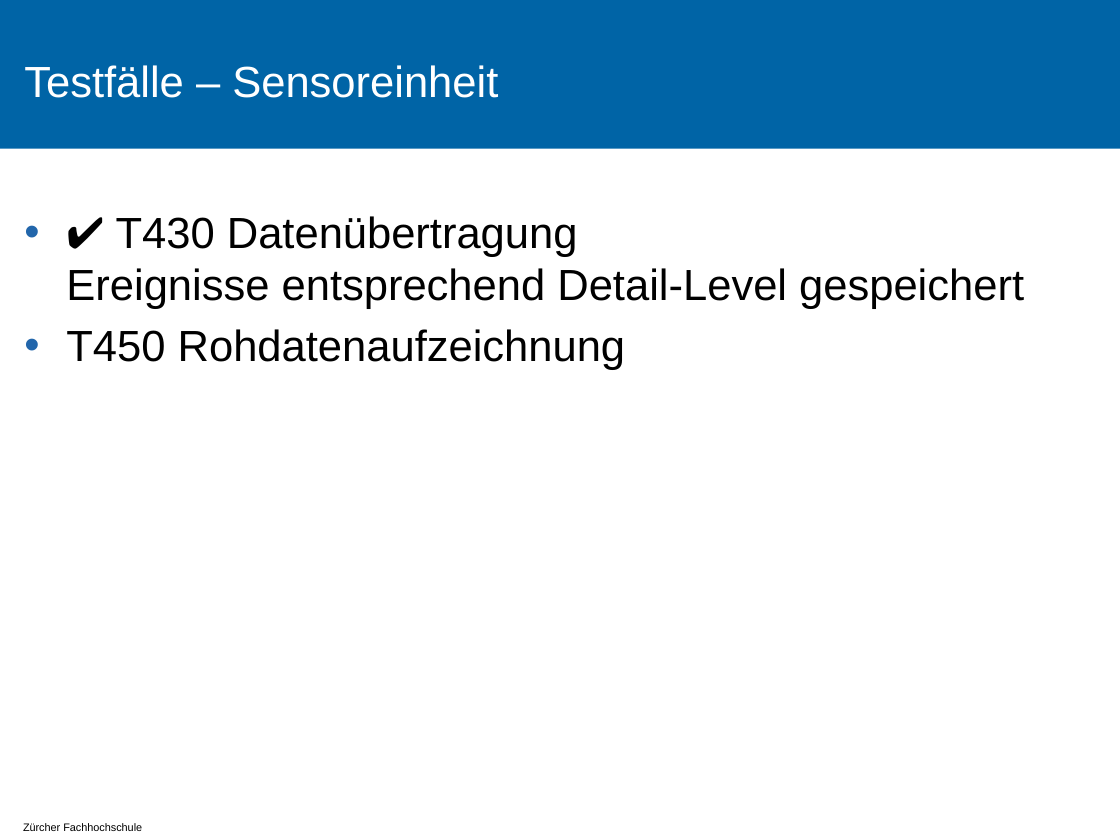
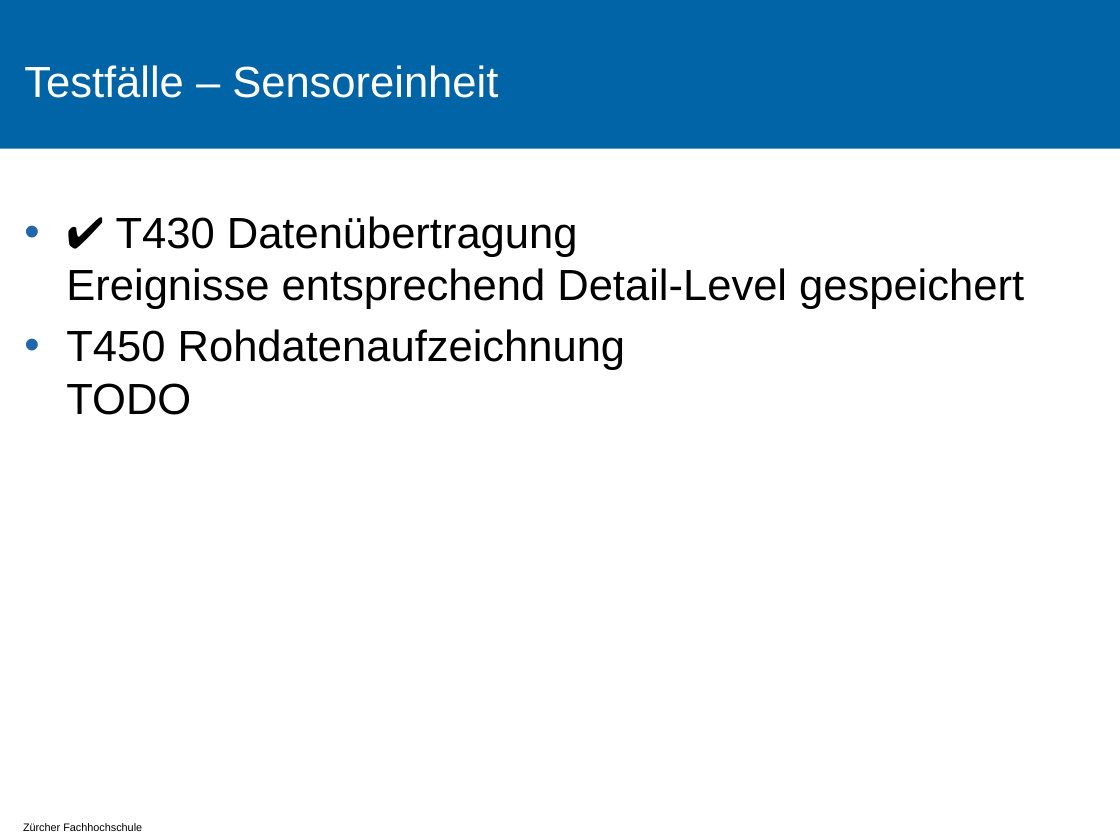
Before and after one commit to tokeller/WeKeBA, a slide deck: slide 22 of 9001_Praesentation/Praesentation.pptx (slide 24 before the commit). Drawn at 1120x840 pixels with LibreOffice and Linux fonts; fonts in the diff are those of the drawing; background and template pictures are left out. Boxes give left, top, right and bottom in pixels: in the first picture for what was removed or moved away, otherwise in the second. Text is boxed around its words. In the diff, an @@ line names an element or a change of style, - is before the commit and + after.

```diff
--- a/9001_Praesentation/Praesentation.pptx
+++ b/9001_Praesentation/Praesentation.pptx
@@ text at box(66, 329, 626, 415): text changed @@
-• T450 Rohdatenaufzeichnung
+• T450 Rohdatenaufzeichnung
+  TODO
```
Also in this commit, not shown: 12 other slides changed, 1 slide added, 2 slides removed, 3 other files.
